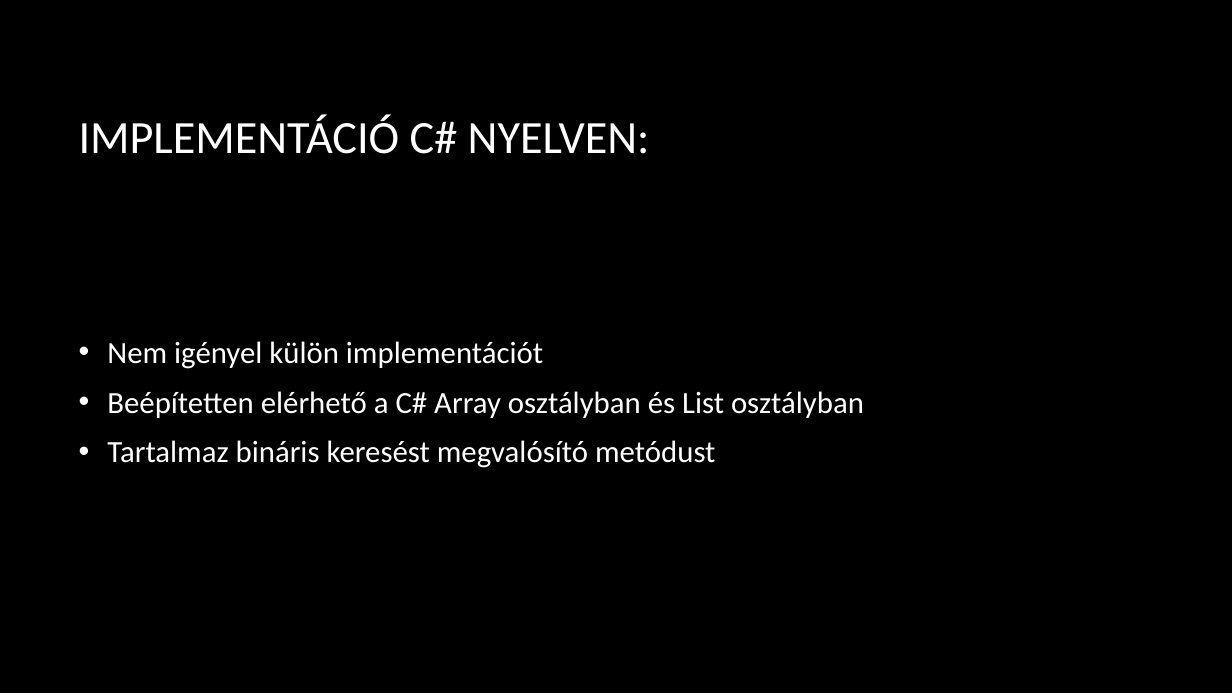
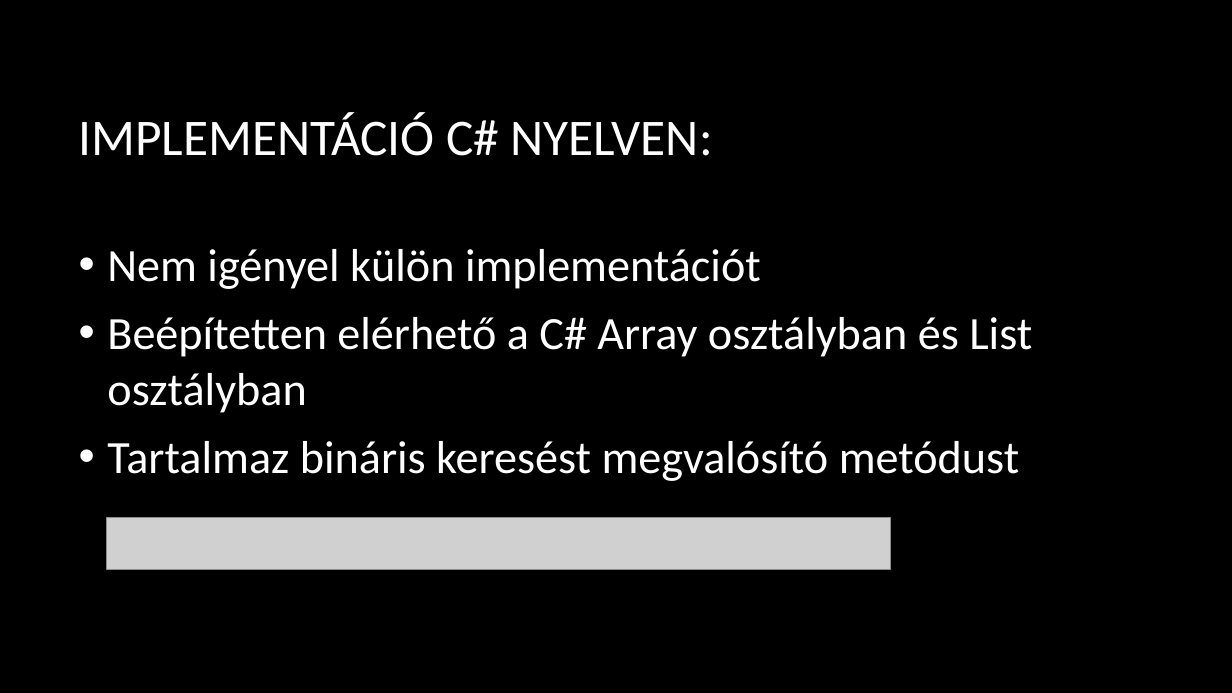
Before and after one commit to kizsi2019/KA_11D, a slide deck: slide 8 of Balogh Ádám István/Bináris keresés.pptx. Drawn at 1232x693 pixels with LibreOffice and Linux fonts; fonts in the diff are those of the drawing; grey boxes stand for pictures; background and template pictures are left out. Boxes give left, top, right and bottom in pixels: in the first picture for what was removed or moved away, otherwise in the second. Text is boxed around its words. In the diff, an @@ line names an element or a change of style, - is before the commit and + after.

```diff
--- a/Balogh Ádám István/Bináris keresés.pptx
+++ b/Balogh Ádám István/Bináris keresés.pptx
@@ title "IMPLEMENTÁCIÓ C# NYELVEN:" at box(79, 113, 713, 156): size 36 to 40 pt @@
@@ text "Nem igényel külön implementációt": place and size @@
-text "Nem igényel külön implementációt" at box(107, 341, 864, 468)
+text "Nem igényel külön implementációt" at box(107, 249, 1032, 481)
@@ text "Nem igényel külön implementációt" at box(107, 249, 1032, 481): size 24 to 36 pt @@
@@ picture added at box(106, 518, 890, 569) @@
```
Also in this commit, not shown: 9 other slides changed.
